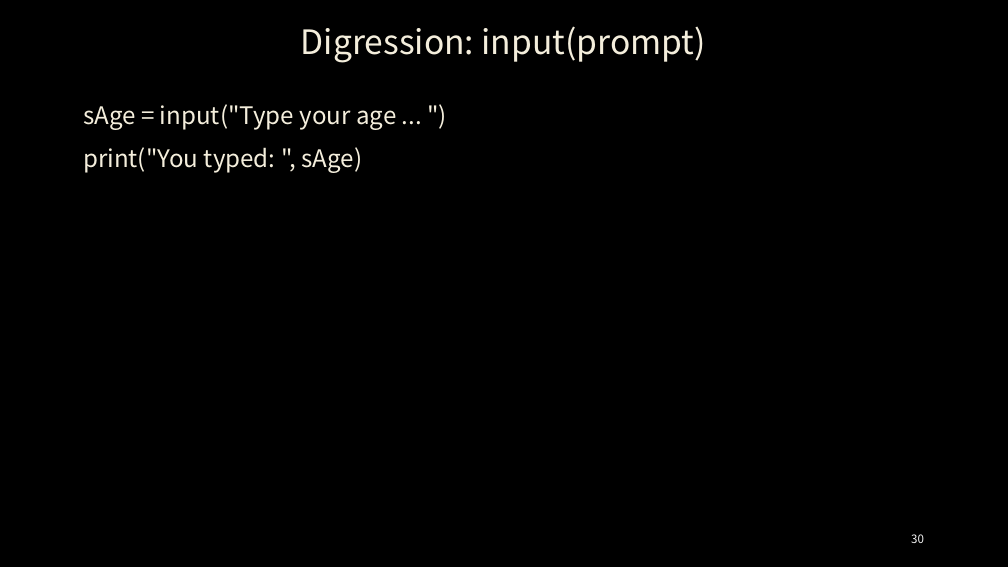
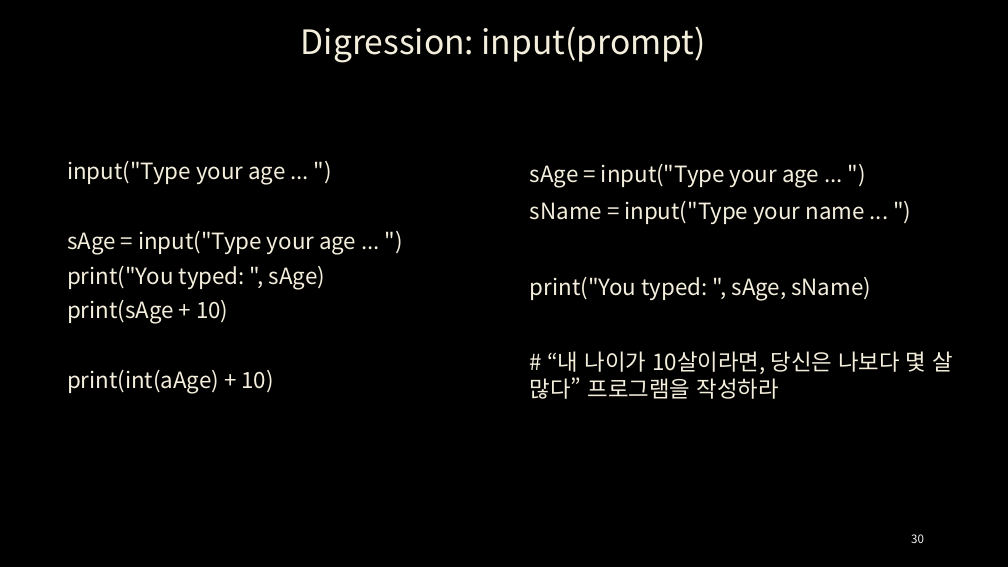
Before and after one commit to ancestor9/24_python-programimming-1, a slide deck: slide 30 of week2_3/week_03_Control Flow-if Statement.pptx. Drawn at 1008x567 pixels with LibreOffice and Linux fonts; fonts in the diff are those of the drawing; background and template pictures are left out. Boxes give left, top, right and bottom in pixels: in the first picture for what was removed or moved away, otherwise in the second. Text is boxed around its words. In the diff, an @@ line names an element or a change of style, - is before the commit and + after.

```diff
--- a/week2_3/week_03_Control Flow-if Statement.pptx
+++ b/week2_3/week_03_Control Flow-if Statement.pptx
@@ text "input("Type your age ... ")": place and size @@
-text "input("Type your age ... ")" at <box>83,104,396,173</box>
+text "input("Type your age ... ")" at <box>67,161,356,394</box>
@@ text at <box>67,161,285,184</box>: paragraph added @@
+input("Type your age ... ")
@@ text added at <box>530,164,954,399</box>, 21.3 pt, text #F4EEDC @@
+sAge = input("Type your age ... ")
+sName = input("Type your name ... ")
+print("You typed: ", sAge, sName)
+# “내 나이가 10살이라면, 당신은 나보다 몇 살 많다” 프로그램을 작성하라
@@ text at <box>67,231,356,289</box>: size 23 to 21.3 pt in "sAge = input("Type your age ... ")", "print("You typed: ", sAge)"; line spacing 1.1 to 0.9 @@
@@ text at <box>67,300,274,394</box>: paragraphs added @@
+print(sAge + 10)
+print(int(aAge) + 10)
```
Also in this commit, not shown: 1 other slide changed, 1 slide added.
